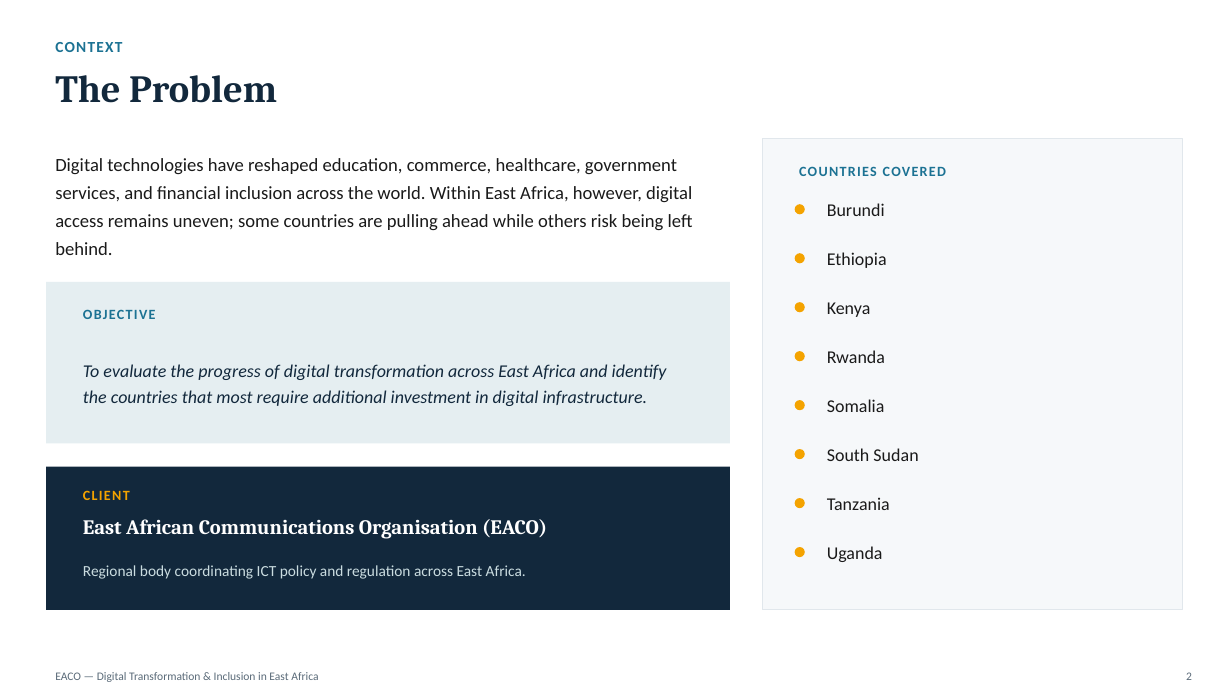
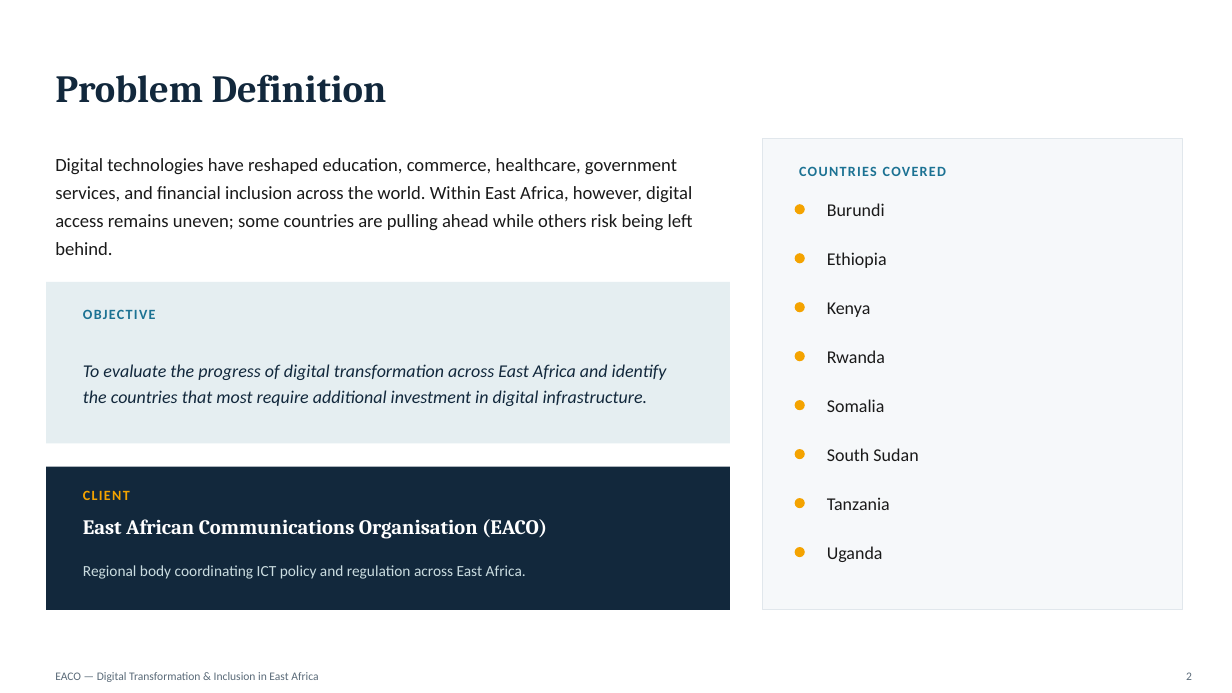
Before and after one commit to kathembo-tsongo/Digital-transformation_semester_Project_Group_2, a slide deck: slide 2 of Group 2 Capstone EACO.pptx. Drawn at 1232x693 pixels with LibreOffice and Linux fonts; fonts in the diff are those of the drawing. Boxes give left, top, right and bottom in pixels: in the first picture for what was removed or moved away, otherwise in the second. Text is boxed around its words. In the diff, an @@ line names an element or a change of style, - is before the commit and + after.

```diff
--- a/Group 2 Capstone EACO.pptx
+++ b/Group 2 Capstone EACO.pptx
@@ text removed at (55, 42, 122, 52) @@
-CONTEXT
@@ text at (55, 74, 387, 103): text changed @@
-The Problem
+Problem Definition
```
Also in this commit, not shown: 3 other slides changed.
